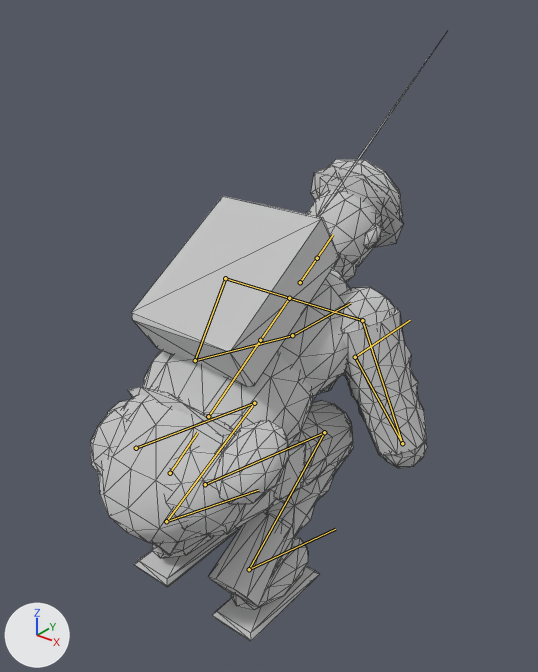
The glTF model ambush_loop/art/v2/models/enemy_radio_lod1.glb, before and after one commit.
One viewpoint serves both versions: a camera (50 mm lens) standing at (0.991, -0.997, 1.374) and looking at (-0.013, 0.257, 0.596). The axes (+X, +Y, +Z) are drawn at lower left. The lights are the same throughout. The picture after the commit comes second. Both versions are drawn at frame 15 of the action 'deploy'; the numbers are the values there. The bones that change, and the others that lie on the model, are drawn over the model as lines. Mesh edges are drawn as thin lines.

Objects in the first picture: 'enemy_radio_body.001'.
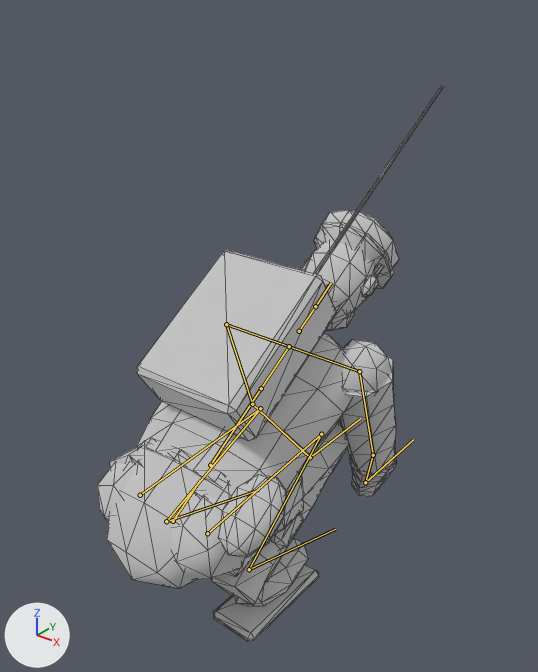
The change, as a diff of the scene's bpy script:
```diff
--- a/ambush_loop/art/v2/models/enemy_radio_lod1.glb.py
+++ b/ambush_loop/art/v2/models/enemy_radio_lod1.glb.py
@@ bone_pelvis @@
 bone_pelvis = bpy.data.objects['Rig.006'].pose.bones['pelvis']  # child of 'root'
-bone_pelvis.location = (0.0, -0.524, 0.1)
+bone_pelvis.location = (0.0, -0.654, 0.1)
@@ bone_upper_arm_l @@
 bone_upper_arm_l = bpy.data.objects['Rig.006'].pose.bones['upper_arm.L']  # child of 'clavicle.L'
-bone_upper_arm_l.rotation_quaternion = (0.989, -0.078, 0.0, 0.122)  # degrees (-9, 1, 14)
+bone_upper_arm_l.rotation_quaternion = (0.992, 0.035, 0.0, -0.12)  # degrees (4, 0, -14)
@@ bone_forearm_l @@
 bone_forearm_l = bpy.data.objects['Rig.006'].pose.bones['forearm.L']  # child of 'upper_arm.L'
-bone_forearm_l.rotation_quaternion = (0.934, 0.225, -0.024, -0.276)  # degrees (26, 5, -32)
+bone_forearm_l.rotation_quaternion = (0.796, -0.602, 0.052, -0.027)  # degrees (-74, 3, -6)
@@ bone_hand_l @@
 bone_hand_l = bpy.data.objects['Rig.006'].pose.bones['hand.L']  # child of 'forearm.L'
-bone_hand_l.rotation_quaternion = (0.962, -0.089, -0.018, 0.256)  # degrees (-10, 1, 30)
+bone_hand_l.rotation_quaternion = (0.851, 0.467, -0.233, 0.056)  # degrees (59, -27, -8)
@@ bone_upper_arm_r @@
 bone_upper_arm_r = bpy.data.objects['Rig.006'].pose.bones['upper_arm.R']  # child of 'clavicle.R'
-bone_upper_arm_r.rotation_quaternion = (0.989, -0.079, 0.0, -0.122)  # degrees (-9, -1, -14)
+bone_upper_arm_r.rotation_quaternion = (0.992, 0.035, 0.0, 0.12)  # degrees (4, 0, 14)
@@ bone_forearm_r @@
 bone_forearm_r = bpy.data.objects['Rig.006'].pose.bones['forearm.R']  # child of 'upper_arm.R'
-bone_forearm_r.rotation_quaternion = (0.934, 0.225, 0.024, 0.277)  # degrees (26, -5, 32)
+bone_forearm_r.rotation_quaternion = (0.797, -0.601, -0.052, 0.027)  # degrees (-74, -3, 6)
@@ bone_hand_r @@
 bone_hand_r = bpy.data.objects['Rig.006'].pose.bones['hand.R']  # child of 'forearm.R'
-bone_hand_r.rotation_quaternion = (0.962, -0.089, 0.018, -0.257)  # degrees (-10, -1, -30)
+bone_hand_r.rotation_quaternion = (0.851, 0.467, 0.233, -0.056)  # degrees (59, 27, 8)
@@ bone_thigh_l @@
 bone_thigh_l = bpy.data.objects['Rig.006'].pose.bones['thigh.L']  # child of 'pelvis'
-bone_thigh_l.rotation_quaternion = (0.403, 0.914, -0.024, -0.03)  # degrees (132, 2, -4)
+bone_thigh_l.rotation_quaternion = (0.277, 0.96, -0.015, -0.041)  # degrees (148, 4, -3)
@@ bone_shin_l @@
 bone_shin_l = bpy.data.objects['Rig.006'].pose.bones['shin.L']  # child of 'thigh.L'
-bone_shin_l.rotation_quaternion = (0.427, -0.904, -0.004, 0.015)  # degrees (-129, 1, 1)
+bone_shin_l.rotation_quaternion = (0.281, -0.959, 0.004, 0.036)  # degrees (-147, 4, 1)
@@ bone_foot_l @@
 bone_foot_l = bpy.data.objects['Rig.006'].pose.bones['foot.L']  # child of 'shin.L'
-bone_foot_l.rotation_quaternion = (0.89, 0.456, -0.024, -0.013)  # degrees (54, -2, -3)
+bone_foot_l.rotation_quaternion = (0.879, 0.474, -0.046, -0.018)  # degrees (57, -4, -4)
@@ bone_thigh_r @@
 bone_thigh_r = bpy.data.objects['Rig.006'].pose.bones['thigh.R']  # child of 'pelvis'
-bone_thigh_r.rotation_quaternion = (0.403, 0.914, 0.024, 0.03)  # degrees (132, -2, 4)
+bone_thigh_r.rotation_quaternion = (0.277, 0.96, 0.015, 0.041)  # degrees (148, -4, 3)
@@ bone_shin_r @@
 bone_shin_r = bpy.data.objects['Rig.006'].pose.bones['shin.R']  # child of 'thigh.R'
-bone_shin_r.rotation_quaternion = (0.427, -0.904, 0.004, -0.015)  # degrees (-129, -1, -1)
+bone_shin_r.rotation_quaternion = (0.281, -0.959, -0.004, -0.036)  # degrees (-147, -4, -1)
@@ bone_foot_r @@
 bone_foot_r = bpy.data.objects['Rig.006'].pose.bones['foot.R']  # child of 'shin.R'
-bone_foot_r.rotation_quaternion = (0.89, 0.456, 0.024, 0.013)  # degrees (54, 2, 3)
+bone_foot_r.rotation_quaternion = (0.879, 0.474, 0.046, 0.018)  # degrees (57, 4, 4)
```

What differs and where, as boxes [x1, y1, x2, y2] in the pictures (538 x 672 px):
'enemy_radio_body.001', posed (7% shorter): before [90, 39, 442, 641]; after [97, 85, 443, 642]
bone 'pelvis', root to tip: before (170, 473) to (197, 432); after (173, 521) to (200, 480)
bone 'upper_arm.L', root to tip: before (225, 278) to (195, 360); after (226, 324) to (252, 404)
bone 'forearm.L', root to tip: before (195, 360) to (292, 335); after (252, 404) to (310, 457)
bone 'hand.L', root to tip: before (292, 335) to (350, 303); after (310, 457) to (360, 418)
bone 'upper_arm.R', root to tip: before (362, 320) to (402, 443); after (359, 371) to (373, 455)
bone 'forearm.R', root to tip: before (402, 443) to (355, 357); after (373, 455) to (365, 482)
bone 'hand.R', root to tip: before (355, 357) to (410, 320); after (365, 482) to (413, 439)
bone 'thigh.L', root to tip: before (136, 448) to (254, 403); after (140, 495) to (260, 408)
bone 'shin.L', root to tip: before (254, 403) to (166, 521); after (260, 408) to (166, 521)
bone 'thigh.R', root to tip: before (205, 484) to (324, 432); after (207, 533) to (321, 434)
bone 'shin.R', root to tip: before (324, 432) to (249, 569); after (321, 434) to (249, 569)
